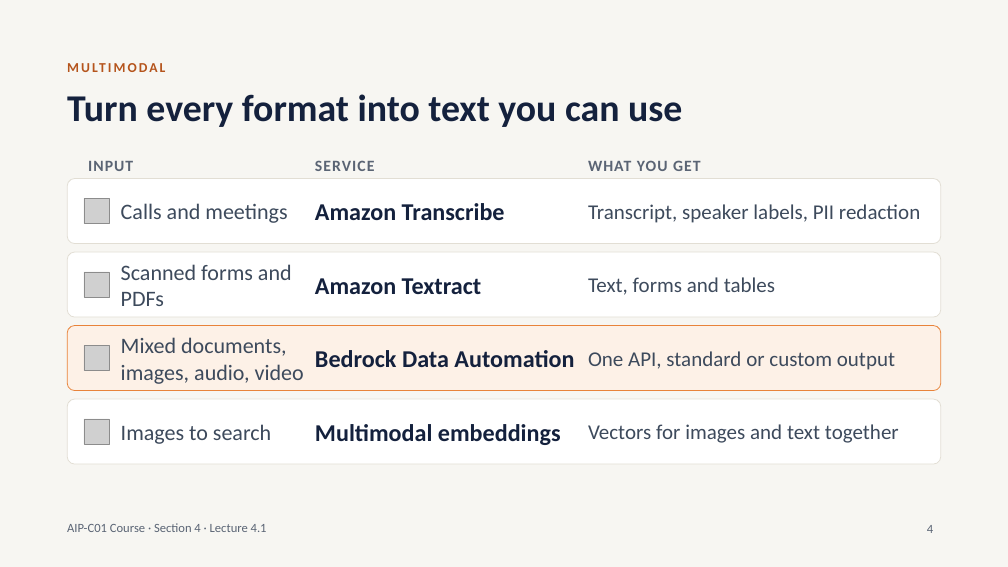
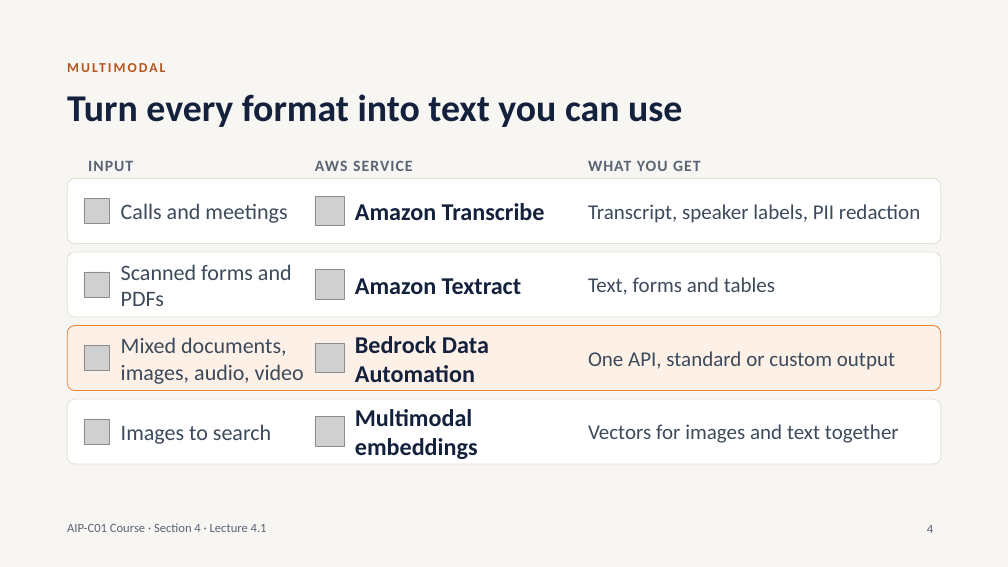
Before and after one commit to telberrak/aws-ai-developer, a slide deck: slide 4 of V2/slides/lecture-4.1.pptx. Drawn at 1008x567 pixels with LibreOffice and Linux fonts; fonts in the diff are those of the drawing; grey boxes stand for pictures. Boxes give left, top, right and bottom in pixels: in the first picture for what was removed or moved away, otherwise in the second. Text is boxed around its words. In the diff, an @@ line names an element or a change of style, - is before the commit and + after.

```diff
--- a/V2/slides/lecture-4.1.pptx
+++ b/V2/slides/lecture-4.1.pptx
@@ text at [315, 160, 412, 171]: text changed @@
-SERVICE
+AWS SERVICE
@@ text "Amazon Transcribe": place and size @@
-text "Amazon Transcribe" at [315, 203, 505, 220]
+text "Amazon Transcribe" at [355, 203, 545, 220]
@@ picture added at [315, 197, 345, 226] @@
@@ text "Amazon Textract": place and size @@
-text "Amazon Textract" at [315, 278, 482, 294]
+text "Amazon Textract" at [355, 278, 522, 294]
@@ picture added at [315, 270, 345, 299] @@
@@ text "Bedrock Data Automation" rewrapped from [315, 350, 574, 367] to [355, 336, 489, 382] @@
@@ picture added at [315, 343, 345, 373] @@
@@ picture added at [315, 417, 345, 446] @@
@@ text "Multimodal embeddings" rewrapped from [315, 424, 561, 445] to [355, 409, 478, 459] @@
```
Also in this commit, not shown: 3 other slides changed, 23 other files.
